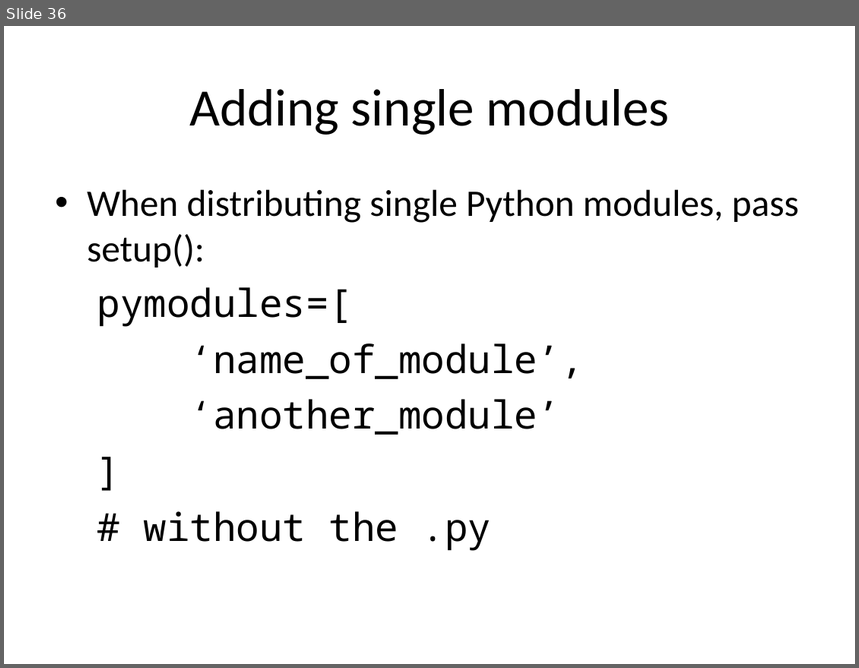
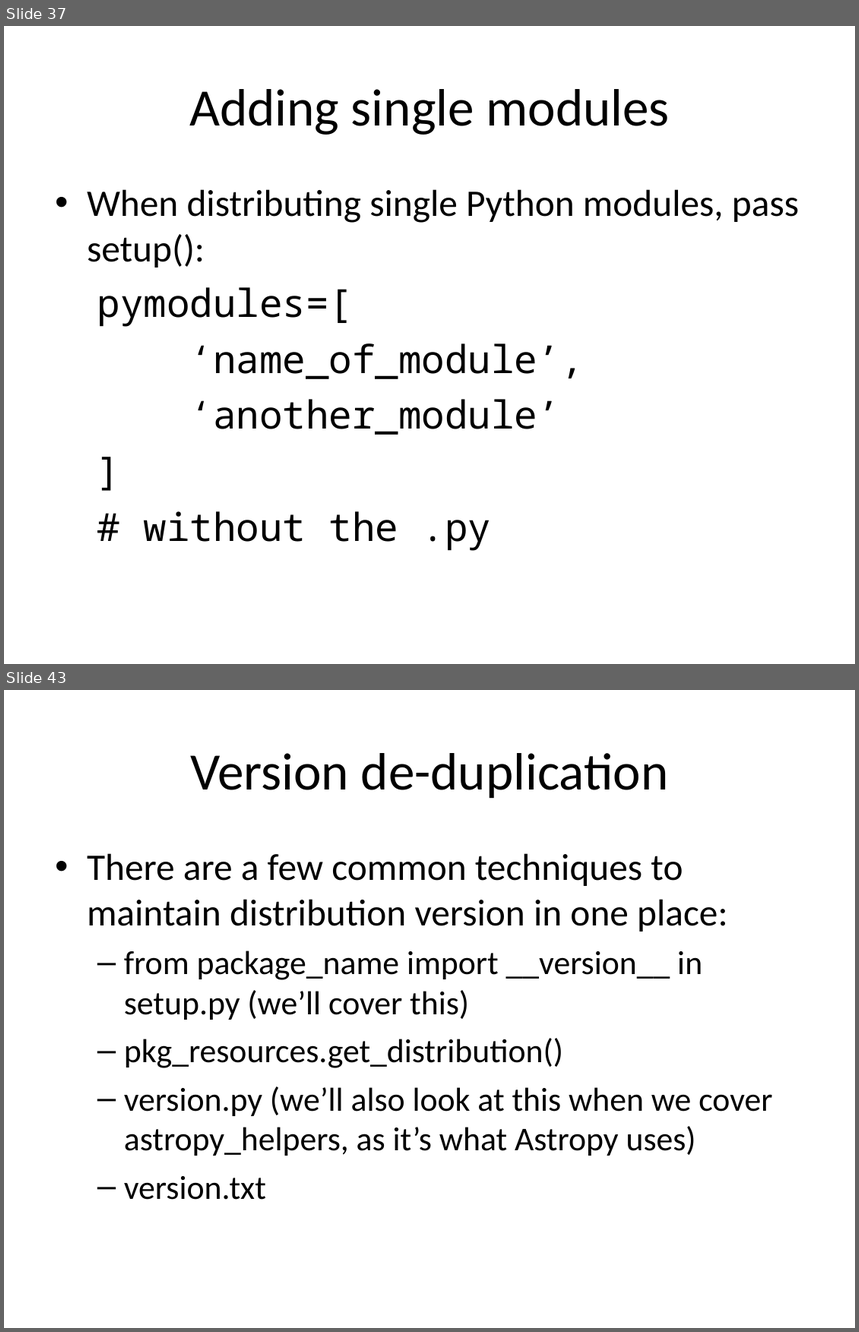
Before and after one commit to embray/pyastro-packaging-tutorial, a slide deck: packaging.ppt. Shown one above the other, each under a label of ours: slide 36 before the commit, slides 37 and 43 after it; the slides between them are not shown. The pictures are 859x668 and 859x1332 pixels, drawn with LibreOffice and Linux fonts; fonts in the diff are those of the drawing. Boxes give left, top, right and bottom in pixels: in the first picture for what was removed or moved away, otherwise in the second. Text is boxed around its words. In the diff, an @@ line names an element or a change of style, - is before the commit and + after.

```diff
--- a/packaging.ppt
+++ b/packaging.ppt
@@ slide 43 added at (4, 690, 855, 1328), background #FFFFFF @@
@@ title added at (191, 753, 669, 798), 49 pt, text #000000 @@
+Version de-duplication
@@ text added at (87, 853, 772, 1200), 31 pt, text #000000 @@
+• There are a few common techniques to maintain distribution version in one place:
+  – from package_name import __version__ in setup.py (we’ll cover this)
+  – pkg_resources.get_distribution()
+  – version.py (we’ll also look at this when we cover astropy_helpers, as it’s what Astropy uses)
+  – version.txt
@@ what was slide 36 is now slide 37 @@
```
Also in this commit, not shown: 1 slide changed, 25 other slides added.
